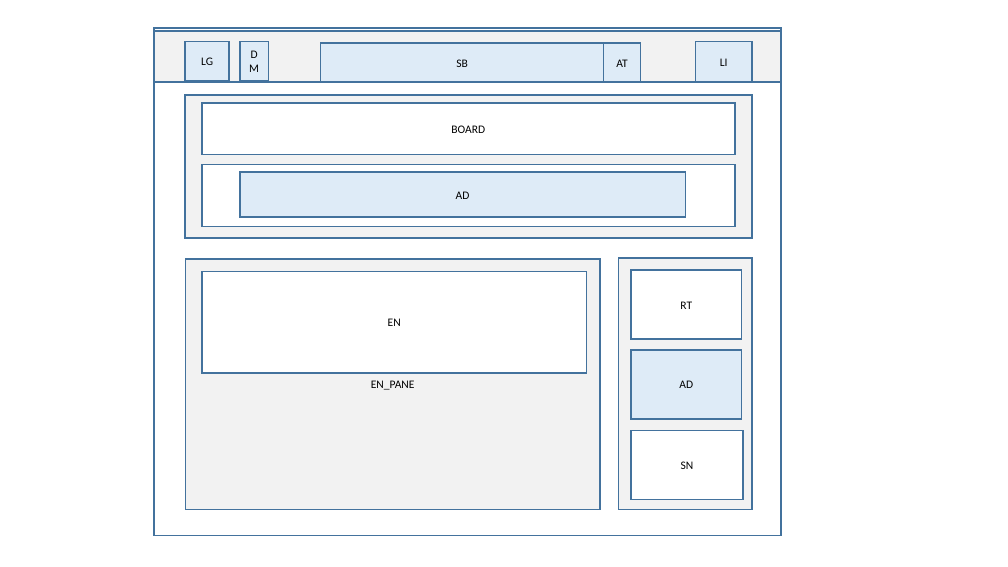
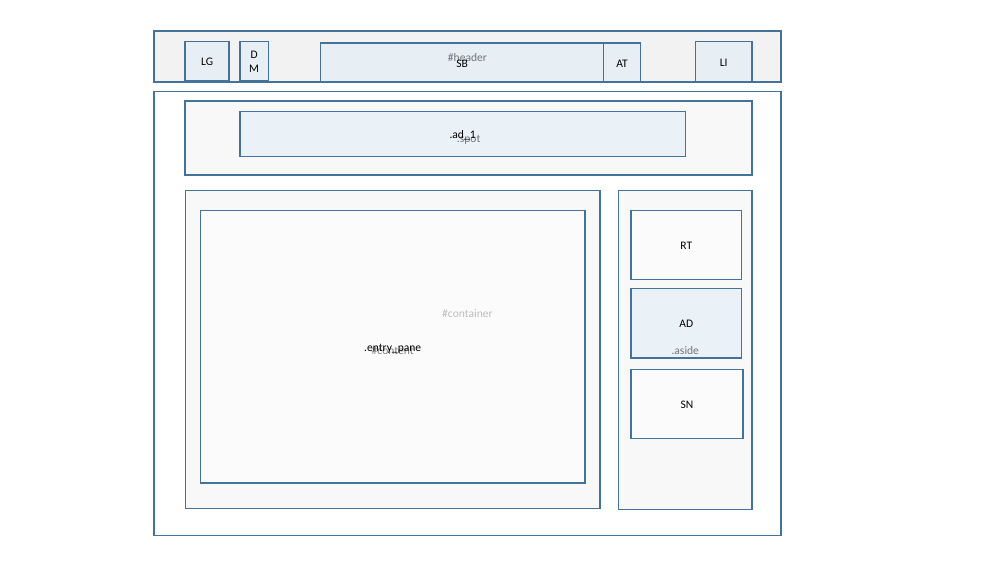
Before and after one commit to ThrownDice/UB, a slide deck: slide 1 of doc/layout(specification_in_slideNote).pptx. Drawn at 1008x567 pixels with LibreOffice and Linux fonts; fonts in the diff are those of the drawing. Boxes give left, top, right and bottom in pixels: in the first picture for what was removed or moved away, otherwise in the second. Text is boxed around its words. In the diff, an @@ line names an element or a change of style, - is before the commit and + after.

```diff
--- a/doc/layout(specification_in_slideNote).pptx
+++ b/doc/layout(specification_in_slideNote).pptx
@@ text in rectangle at [448,53,487,64]: text added @@
+#header
@@ rectangle "#container": place and size @@
-rectangle "#container" at [154,28,781,535]
+rectangle "#container" at [154,91,781,535]
@@ fill #F2F2F2 to #F2F2F2 at 50% opacity in 3 elements at [619,191,752,510], [185,191,600,509], [185,101,752,175] @@
@@ rectangle ".spot": place and size @@
-rectangle ".spot" at [185,95,752,238]
+rectangle ".spot" at [185,101,752,175]
@@ rectangle removed at [202,103,735,154] @@
-BOARD
@@ fill #DEEBF7 to #DEEBF7 at 50% opacity in 3 elements at [321,43,604,82], [631,289,742,358], [240,111,686,157] @@
@@ 4 rectangles: place and size @@
-4 rectangles at [240,172,743,500]
+4 rectangles at [240,111,743,439]
@@ text in rectangle at [450,130,476,142]: text changed @@
-AD
+.ad_1
@@ text in rectangle at [457,133,480,144]: text added @@
+.spot
@@ rectangle removed at [202,164,735,226] @@
@@ rectangle "#content": place and size @@
-rectangle "#content" at [185,259,600,509]
+rectangle "#content" at [185,191,600,509]
@@ rectangle ".aside": place and size @@
-rectangle ".aside" at [619,259,752,510]
+rectangle ".aside" at [619,191,752,510]
@@ fill #FFFFFF to #FFFFFF at 50% opacity in 3 elements at [631,211,742,280], [631,370,743,439], [200,211,585,483] @@
@@ rectangle ".entry_pane": place and size @@
-rectangle ".entry_pane" at [202,271,587,373]
+rectangle ".entry_pane" at [200,211,585,483]
@@ text in rectangle at [442,309,492,317]: text added @@
+#container
@@ text in rectangle at [364,343,421,354]: text changed @@
-EN
+.entry_pane
@@ text in rectangle at [372,344,414,354]: text changed @@
-EN_PANE
+#content
@@ text in rectangle at [672,346,699,358]: text added @@
+.aside
```
Also in this commit, not shown: 35 other files.
